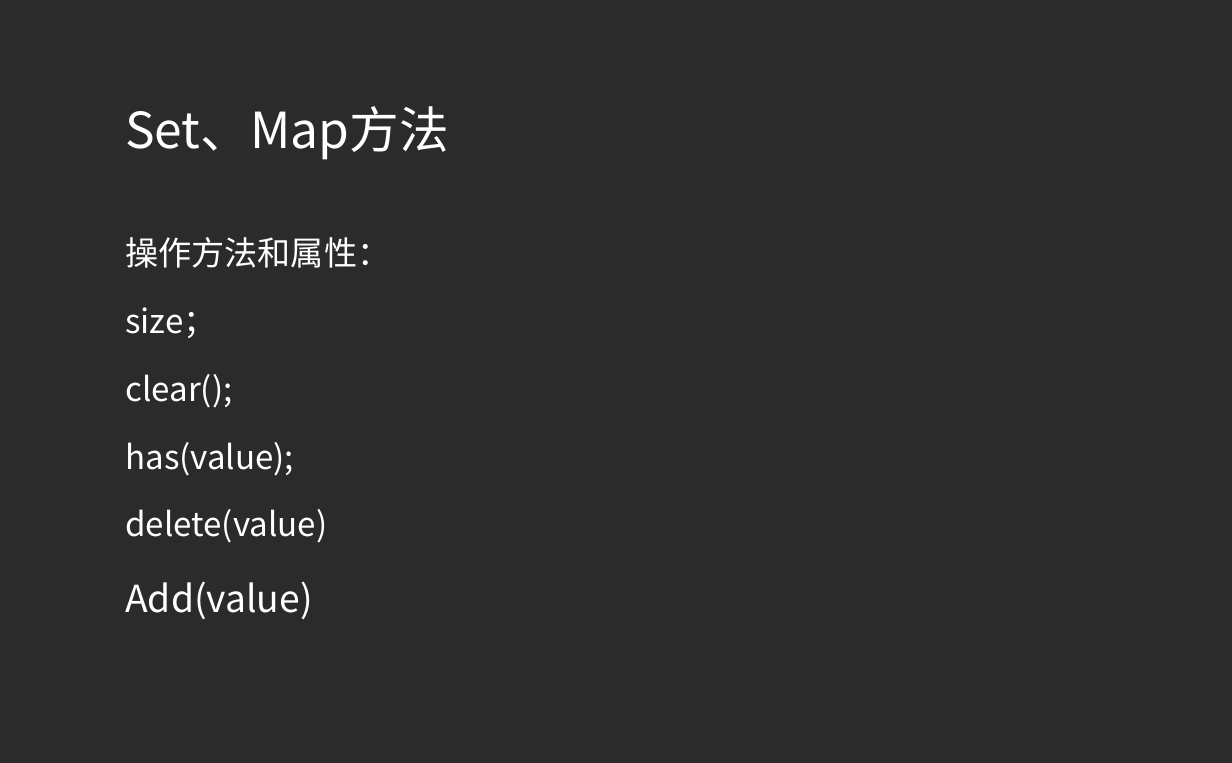
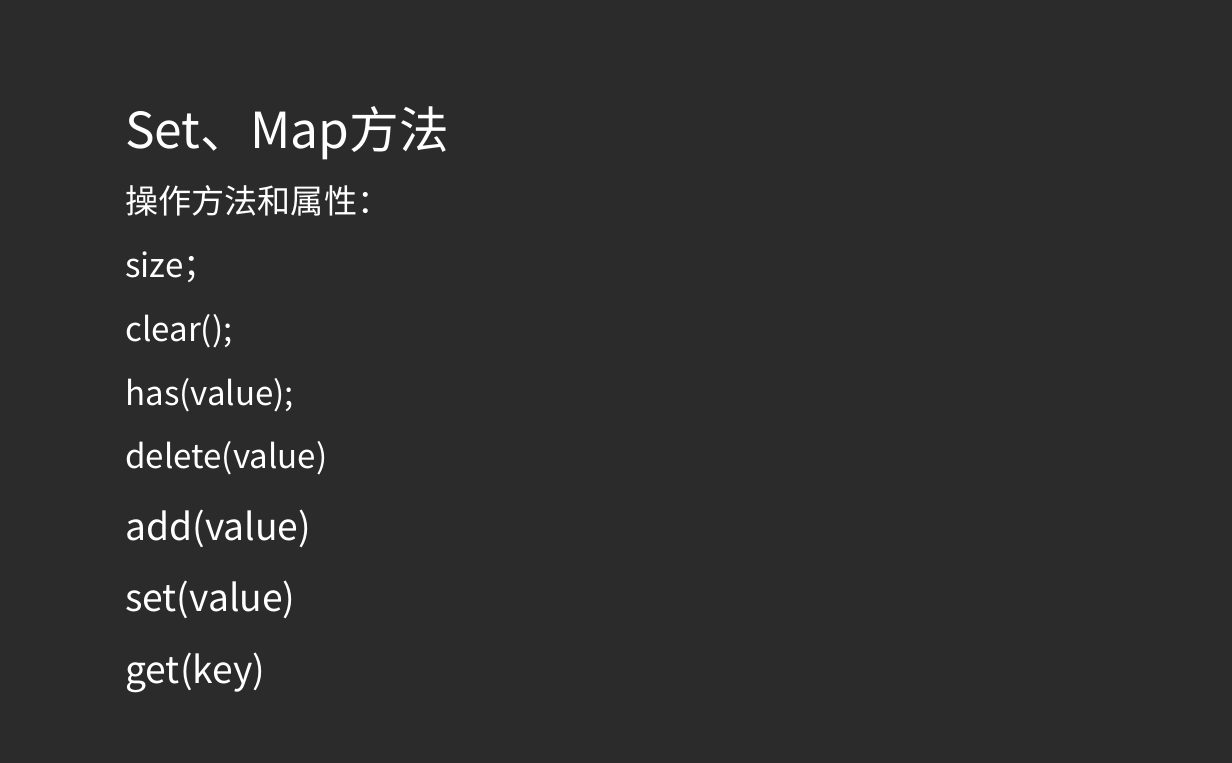
Before and after one commit to yiqisweet/node, a slide deck: slide 14 of ppt/TP03.ppt. Drawn at 1232x763 pixels with LibreOffice and Linux fonts; fonts in the diff are those of the drawing; background and template pictures are left out; a plain dark background stands for a picture behind light text. Boxes give left, top, right and bottom in pixels: in the first picture for what was removed or moved away, otherwise in the second. Text is boxed around its words. In the diff, an @@ line names an element or a change of style, - is before the commit and + after.

```diff
--- a/ppt/TP03.ppt
+++ b/ppt/TP03.ppt
@@ text at (125, 185, 390, 475): line spacing 1.5 to 1.4 @@
@@ text at (125, 509, 311, 693): text changed @@
-Add(value)
+add(value)
+set(value)
+get(key)
```
Also in this commit, not shown: 1 other slide changed, 5 slides removed, 6 other files.
